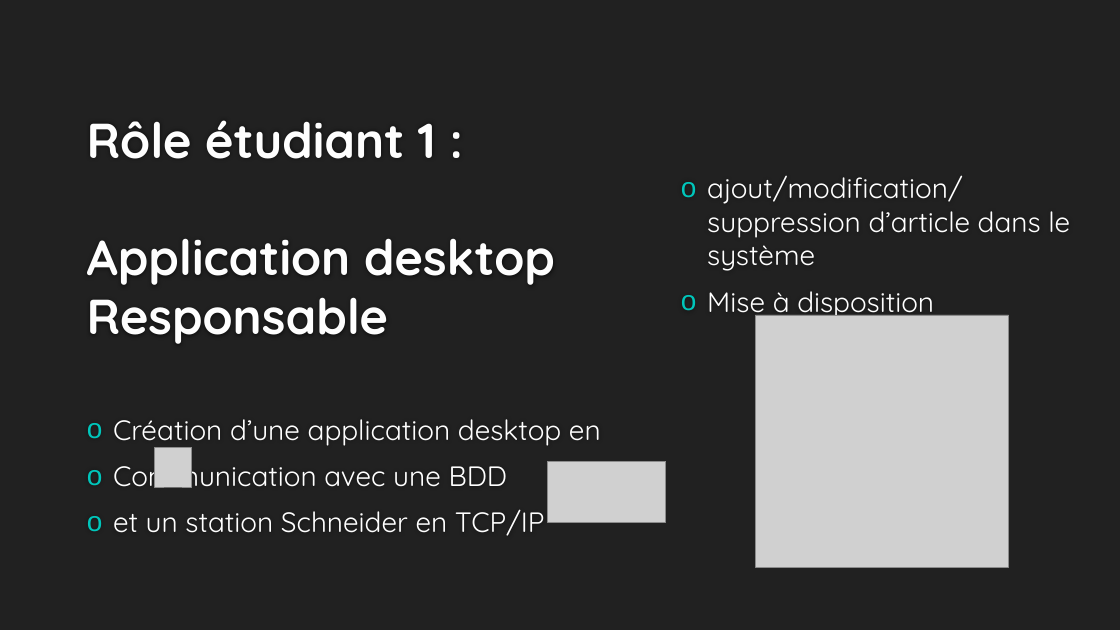
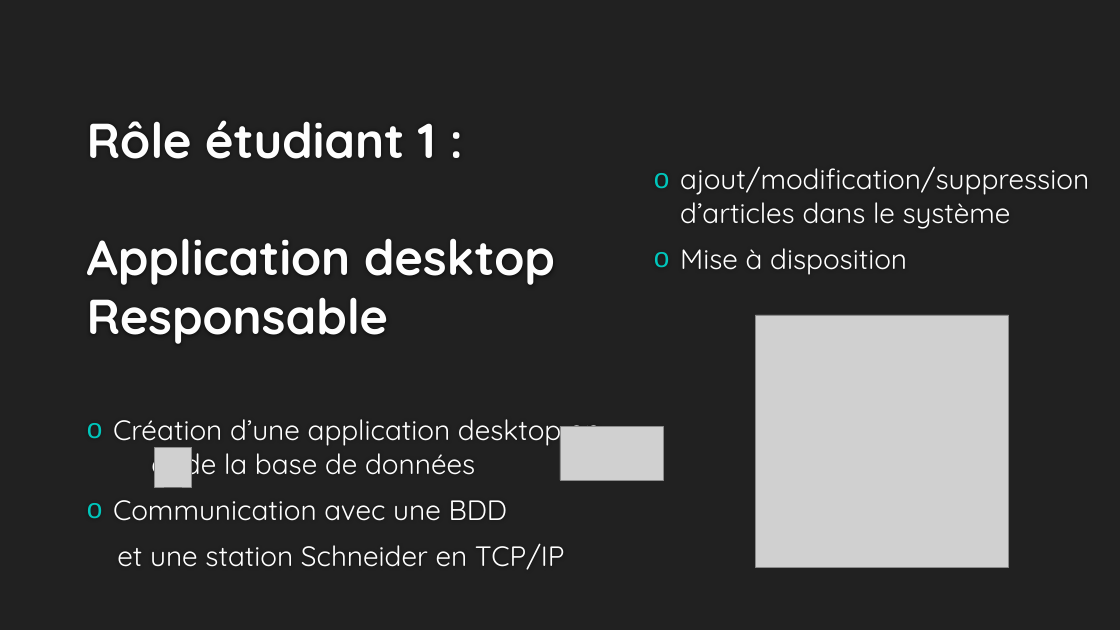
Before and after one commit to Wyrrain/Projet_Bts, a slide deck: slide 3 of Revue n1/Presentation du projet SFL2 (Paul).pptx. Drawn at 1120x630 pixels with LibreOffice and Linux fonts; fonts in the diff are those of the drawing; grey boxes stand for pictures; background and template pictures are left out. Boxes give left, top, right and bottom in pixels: in the first picture for what was removed or moved away, otherwise in the second. Text is boxed around its words. In the diff, an @@ line names an element or a change of style, - is before the commit and + after.

```diff
--- a/Revue n1/Presentation du projet SFL2 (Paul).pptx
+++ b/Revue n1/Presentation du projet SFL2 (Paul).pptx
@@ text "ajout/modification/suppression d’articles dans le système": place and size @@
-text "ajout/modification/suppression d’articles dans le système" at (707,175,1070,320)
+text "ajout/modification/suppression d’articles dans le système" at (680,166,1089,275)
@@ text at (680,166,1089,229): text changed @@
-o ajout/modification/suppression d’article dans le système
+o ajout/modification/suppression d’articles dans le système
@@ text at (113,411,601,482): text changed @@
-o Création d’une application desktop en
+o Création d’une application desktop en et de la base de données
@@ picture: place and size @@
-picture at (548,461,666,523)
+picture at (560,427,664,481)
@@ text at (117,543,565,570): text changed @@
-o et un station Schneider en TCP/IP
+et une station Schneider en TCP/IP
```
Also in this commit, not shown: 1 other slide changed, 1 other file.
